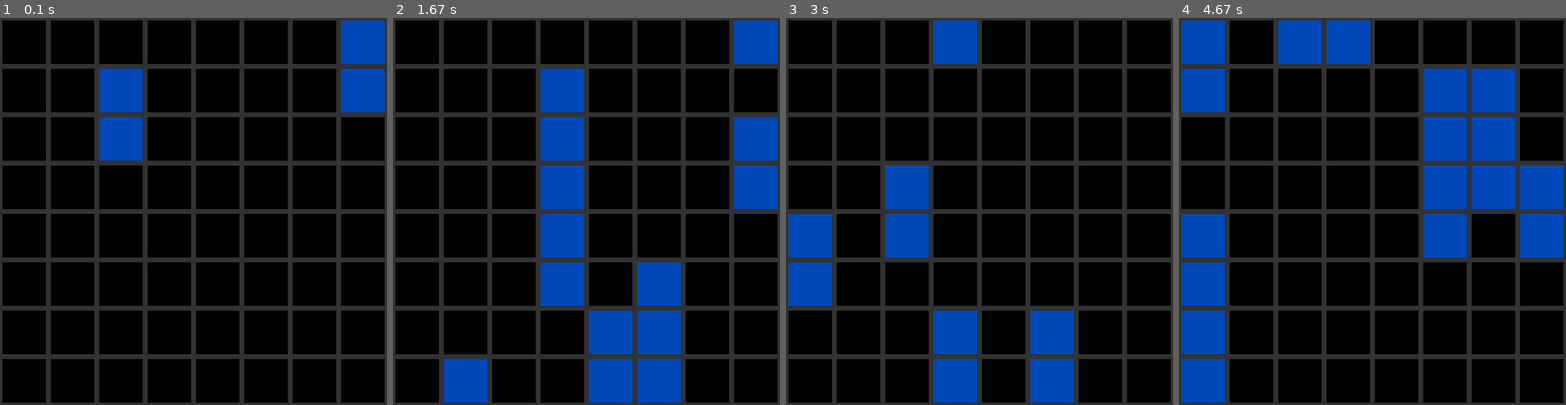
Above: before the commit, frames 1-4 (left to right).
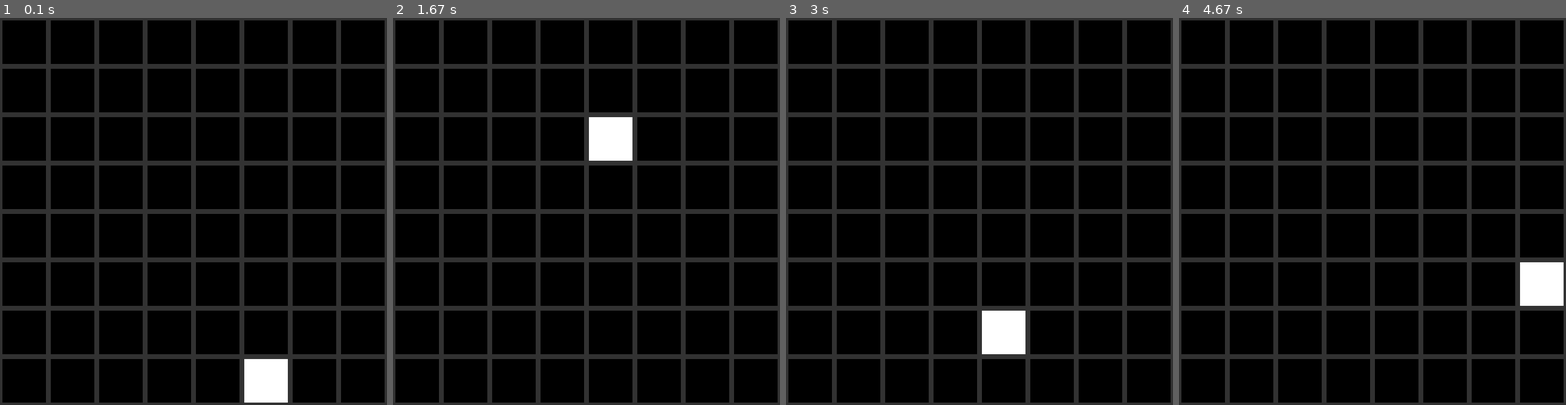
Above: after the commit, the same moments.

Repository: Mo0dy/Code4Fun
Game: pygame game, started from Projects/MatrixAnimations/Matrix.py
Two runs of this game, one before a commit and one after it. Both use one fixed random seed, a clock stepped at 60 frames per second and the inputs below.
Inputs:
- Up to frame 1 (0.1 s): no input
- Up to frame 2 (1.67 s): no input
- Up to frame 3 (3 s): no input
- Up to frame 4 (4.67 s): no input

The runs differ from the first frame. In frame 1, 6.3% of the frame differs, in the area x 25-100%, y 0-100%; in frame 2, 19%; in frame 3, 13%; in frame 4, 23%, in the area x 0-100%, y 0-100%.

Commit message:
added bouncing

Diff:
--- a/Projects/MatrixAnimations/BouncingParticles.py
+++ b/Projects/MatrixAnimations/BouncingParticles.py
@@ -6,7 +6,7 @@
 
 
 def random_sign():
-    return int(random.random() * 3 - 2)
+    return int(random.random() * 2) * 2 - 1
 
 
 class Particle(object):
@@ -18,25 +18,23 @@
         self.min_y = min_y
         self.max_y = max_y
 
+    def update(self):
+        new_pos = self.pos + self.vel
 
-def init(matrix, amount):
+        if self.min_x > new_pos.x or new_pos.x > self.max_x:
+            self.vel.x *= -1
+        if self.min_y > new_pos.y or new_pos.y > self.max_y:
+            self.vel.y *= -1
+        self.pos += self.vel
+
+
+def init(mat_shape, amount):
     global particles
-    particles = [Particle[0, matrix.shape[0] - 1, 0, matrix.shape[1] - 1] for _ in range(amount)]
+    particles = [Particle(0, mat_shape[0] - 1, 0, mat_shape[1] - 1) for _ in range(amount)]
 
 
 def update(content):
     content[:, :, :] = 0
     for p in particles:
         p.update()
-
-    for d in drops:
-        d[1] += 1
-        if d[1] >= content.shape[1]:
-            d[1] = start_height
-
-    for d in drops:
-        if d[1] >= 0:
-            content[d[0], d[1]] = np.array([0, 71, 186])
-        if 0 <= d[1] + 1 < content.shape[1]:
-            content[d[0], d[1] + 1] = np.array([0, 71, 186])
-    pass
+        content[p.pos.x, p.pos.y] = np.array([255, 255, 255], dtype=np.uint8)
--- a/Projects/MatrixAnimations/Matrix.py
+++ b/Projects/MatrixAnimations/Matrix.py
@@ -4,13 +4,14 @@
 from scipy.ndimage.filters import convolve
 import Code4Fun.Projects.MatrixAnimations.GridFlame as gFlame
 import Code4Fun.Projects.MatrixAnimations.Rain as Rain
+import Code4Fun.Projects.MatrixAnimations.BouncingParticles as bPart
 
 mat_shape = np.array([8, 8, 3])
 margins = 5
 resolution = 1
 content = np.zeros(mat_shape)
 
-Rain.init(mat_shape, 10)
+bPart.init(mat_shape, 1)
 
 
 pg.init()
@@ -33,7 +34,7 @@
 
 def update():
     global content
-    Rain.update(content)
+    bPart.update(content)
 
 def draw():
     global content
@@ -53,7 +54,7 @@
 reset()
 loop = True
 while loop:
-    clock.tick(20)
+    clock.tick(15)
     for e in pg.event.get():
         if e.type == pg.QUIT:
             loop = False
